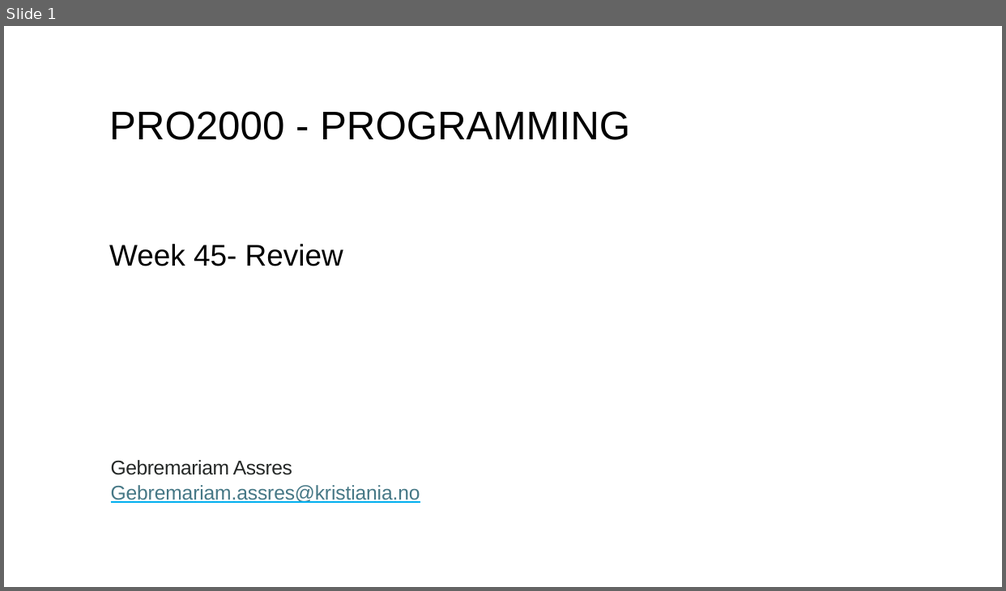
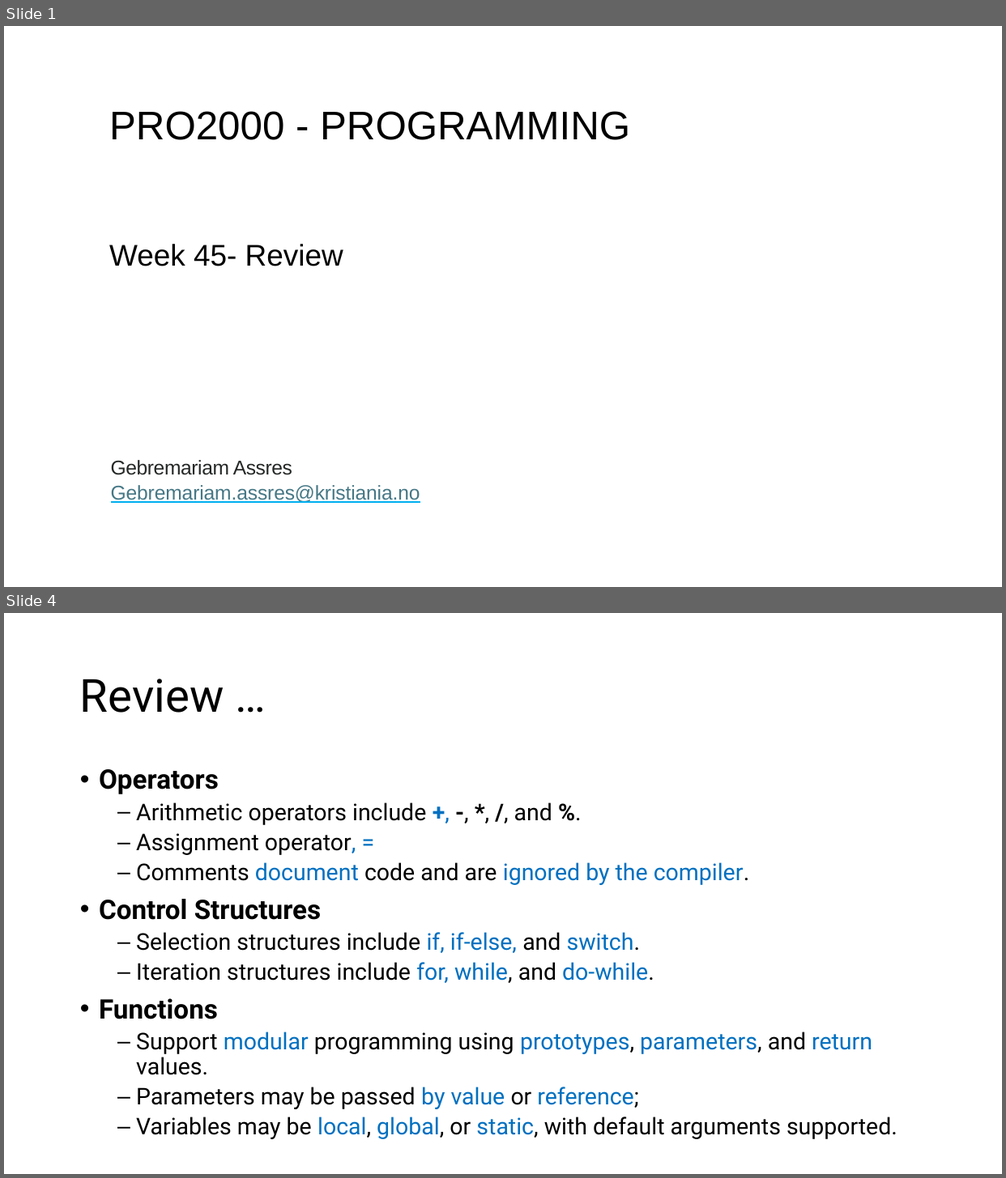
Before and after one commit to mesfinassres/Courses, a slide deck: PRO2000_Programming/Week 45-Review.pptx. Shown one above the other, each under a label of ours: slide 1 before the commit, slides 1 and 4 after it; the slides between them are not shown. The pictures are 1006x591 and 1006x1178 pixels, drawn with LibreOffice and Linux fonts; fonts in the diff are those of the drawing. Boxes give left, top, right and bottom in pixels: in the first picture for what was removed or moved away, otherwise in the second. Text is boxed around its words. In the diff, an @@ line names an element or a change of style, - is before the commit and + after.

```diff
--- a/PRO2000_Programming/Week 45-Review.pptx
+++ b/PRO2000_Programming/Week 45-Review.pptx
@@ slide 4 added at (4,613,1002,1174), background #FFFFFF @@
@@ title added at (80,679,224,713), 44 pt, text #000000 @@
+Review …
@@ text added at (99,769,897,1139), 22.2 pt, text #000000 @@
+• Operators
+  – Arithmetic operators include +, -, *, /, and %.
+  – Assignment operator, =
+  – Comments document code and are ignored by the compiler.
+• Control Structures
+  – Selection structures include if, if-else, and switch.
+  – Iteration structures include for, while, and do-while.
+• Functions
+  – Support modular programming using prototypes, parameters, and return values.
+  – Parameters may be passed by value or reference;
+  – Variables may be local, global, or static, with default arguments supported.
```
Also in this commit, not shown: 2 slides changed, 7 other slides added, 1 slide removed.
